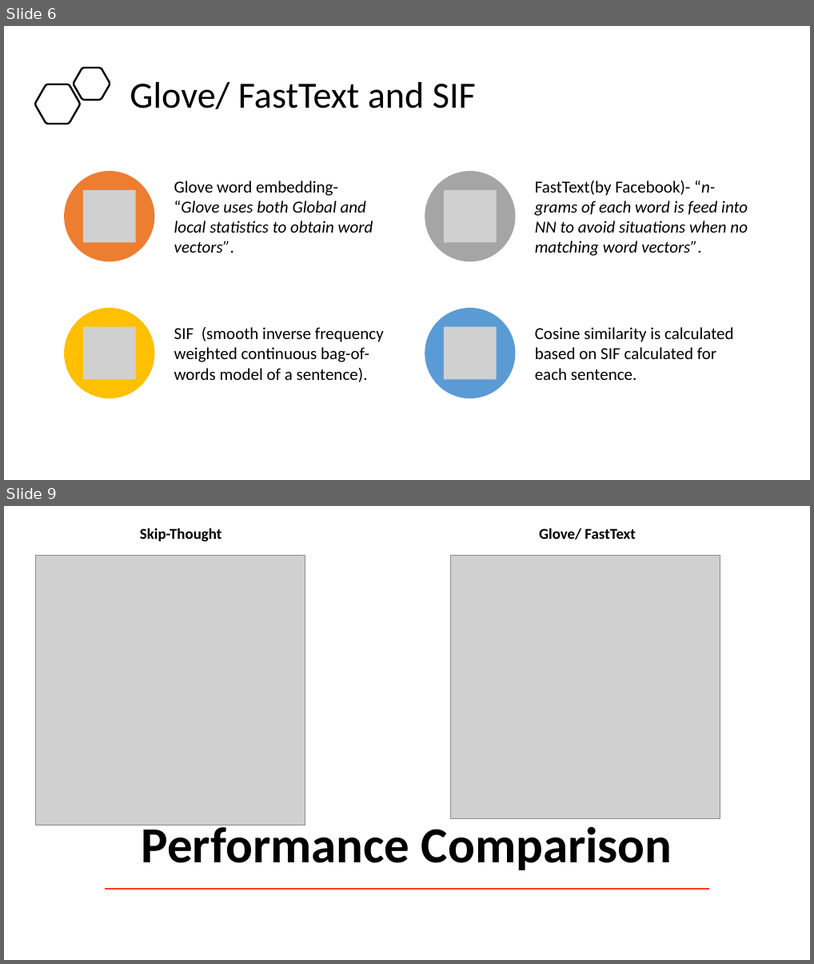
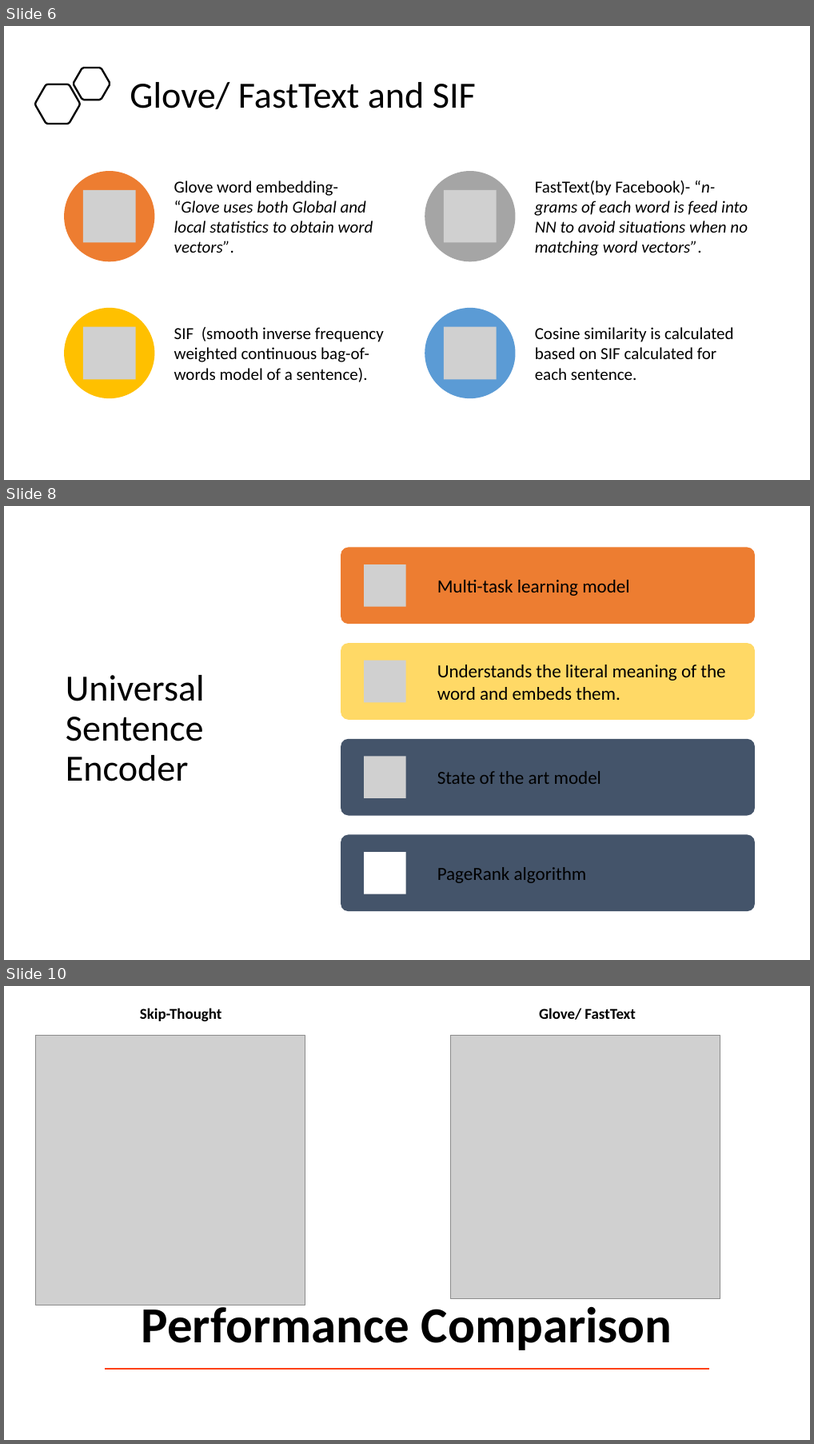
Before and after one commit to karthikktamilmani/Text_Summarization, a slide deck: presentation/p_09.pptx. Shown one above the other, each under a label of ours: slides 6 and 9 before the commit, slides 6, 8 and 10 after it; the slides between them are not shown. The pictures are 814x964 and 814x1444 pixels, drawn with LibreOffice and Linux fonts; fonts in the diff are those of the drawing; grey boxes stand for pictures. Boxes give left, top, right and bottom in pixels: in the first picture for what was removed or moved away, otherwise in the second. Text is boxed around its words. In the diff, an @@ line names an element or a change of style, - is before the commit and + after.

```diff
--- a/presentation/p_09.pptx
+++ b/presentation/p_09.pptx
@@ slide 8 added at [4,506,810,960], background #FFFFFF @@
@@ title added at [66,675,205,781], 44 pt, text #000000 @@
+Universal Sentence Encoder
@@ group added at [341,547,755,912]: 4 rounded rectangles, 4 texts, 3 pictures, 1 rectangle @@
+Multi-task learning model
+Understands the literal meaning of the word and embeds them.
+State of the art model
+PageRank algorithm
@@ what was slide 9 is now slide 10 @@
```
Also in this commit, not shown: 2 slides changed.
